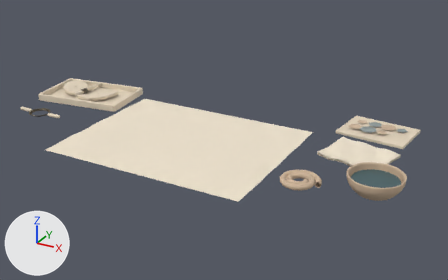
What one commit did to the glTF model game/asset/runtime/models/craft-tools-v2.glb.
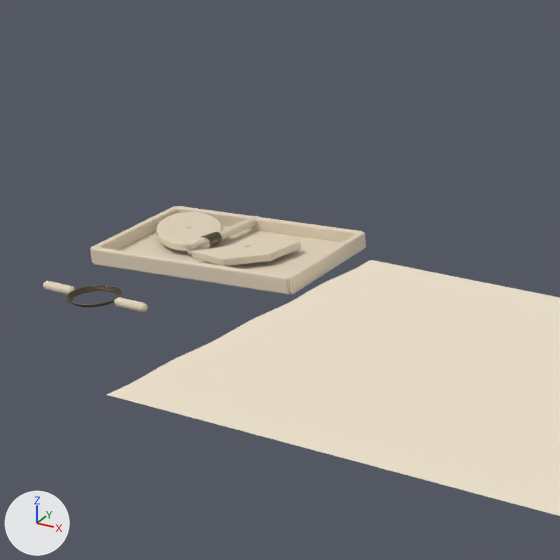
The first picture shows the older version from a 50 mm lens placed at (2.16, -3.34, 1.75), pointed at (0.18, 0.26, -0.05). The close-ups show the older and then the newer version on the part from 1% to 48% of the width and 0% to 76% of the height of that picture. Only the edits that show in the close-ups are written down. Arrows for +X, +Y and +Z are at lower left; the lights stay in place. Where no turn or scale is listed for an object, it has been applied to the vertices.

Names of what the first close-up shows: 'Brush ferrule', 'Individual bristle tuft.012', 'Individual bristle tuft.014', 'Individual bristle tuft.017', 'Individual bristle tuft.019', 'Individual bristle tuft.020', 'Individual bristle tuft.022', 'Kidney shaping rib.001', 'Oval shaping rib.001', 'Tray base', 'Tray raised end', 'Tray raised end.001', 'Tray raised side', 'Tray raised side.001', 'Turned wooden handle', 'Woven mat with soft edge' and 6 more.
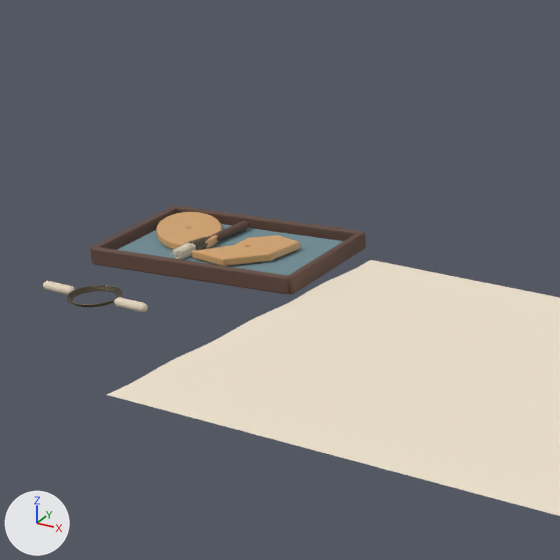
Changed parts and their boxes [x1, y1, x2, y2] in the close-ups (560 x 560 px):
'Tray raised side.001', recoloured (beige to brown): [92, 247, 289, 294] in both
'Blue woven tool cushion', added: after [117, 224, 343, 276]
'Tray base', recoloured: [119, 226, 342, 276] in both
'Kidney shaping rib.001', recoloured (darker): [192, 235, 301, 266] in both
'Tray raised side', recoloured (beige to brown): [177, 206, 362, 241] in both
'Oval shaping rib.001', recoloured (darker): [156, 212, 222, 249] in both
'Tray raised end.001', recoloured (beige to brown): [288, 232, 366, 294] in both
'Tray raised end', recoloured (beige to brown): [90, 206, 178, 263] in both
'Turned wooden handle', recoloured, moved (beige to brown): before [218, 216, 258, 240]; after [205, 221, 250, 241]
'Brush ferrule', moved: before [200, 232, 222, 249]; after [188, 237, 208, 250]
'Individual bristle tuft.017', moved: before [189, 238, 206, 246]; after [176, 243, 194, 252]
'Individual bristle tuft.022', moved: before [192, 239, 208, 247]; after [178, 245, 196, 253]
'Individual bristle tuft.020', moved: before [186, 237, 203, 246]; after [172, 243, 190, 251]
'Individual bristle tuft.014', moved: before [191, 244, 204, 250]; after [178, 247, 196, 255]
'Individual bristle tuft.019', moved: before [193, 246, 206, 251]; after [179, 249, 196, 258]
'Individual bristle tuft.012', moved: before [188, 238, 203, 246]; after [175, 243, 191, 252]
'Individual bristle tuft.024', moved (not visible before): after [181, 253, 192, 259]

Edits to the bpy script that builds the scene:
```text
Change me_mesh_1:
    where me_mesh_1.from_pydata(...)  # 56 vertices, 108 faces; spans x -0.373..0.373, y -0.26..0.26, z -0.009..0.009
    remove me_mesh_1.materials.append(mat_oiled_oak)  # beige #e4d5bd
    add me_mesh_1.materials.append(mat_dark_walnut_tray_frame)  # brown #62483c
Change me_mesh_5:
    where me_mesh_5.from_pydata(...)  # 56 vertices, 108 faces; spans x -0.35..0.35, y -0.013..0.013, z -0.027..0.027
    remove me_mesh_5.materials.append(mat_oiled_oak)  # beige #e4d5bd
    add me_mesh_5.materials.append(mat_dark_walnut_tray_frame)  # brown #62483c
Change me_mesh_6:
    where me_mesh_6.from_pydata(...)  # 360 vertices, 720 faces; spans x -0.14..0.14, y -0.138..0.138, z -0.004..0.022
    remove me_mesh_6.materials.append(mat_oiled_oak)  # beige #e4d5bd
    add me_mesh_6.materials.append(mat_polished_honey_maple_tools)  # beige #d8a66e
Change me_mesh_7:
    where me_mesh_7.from_pydata(...)  # 186 vertices, 372 faces; spans x -0.123..0.117, y -0.13..0.13, z -0.004..0.022
    remove me_mesh_7.materials.append(mat_oiled_oak)  # beige #e4d5bd
    add me_mesh_7.materials.append(mat_polished_honey_maple_tools)  # beige #d8a66e
Change me_mesh_8:
    where me_mesh_8.from_pydata(...)  # 100 vertices, 144 faces; spans x -0.018..0.018, y -0.221..0.001, z -0.018..0.018
    remove me_mesh_8.materials.append(mat_oiled_oak)  # beige #e4d5bd
    add me_mesh_8.materials.append(mat_dark_walnut_tray_frame)  # brown #62483c
Add me_mesh_6_1:
    me_mesh_6_1 = me_mesh_5.copy(); me_mesh_6_1.name = 'Mesh_6'  # the mesh of ob_tray_raised_side_001
Add me_mesh_4_1:
    me_mesh_4_1.from_pydata(...)  # 56 vertices, 108 faces; spans x -0.012..0.012, y -0.225..0.225, z -0.028..0.028
    me_mesh_4_1.materials.append(mat_dark_walnut_tray_frame)  # brown #62483c
Change ob_tray_raised_end_001:
    ob_tray_raised_end_001: bpy.data.objects.new('Tray raised end.001', me_mesh_3) -> bpy.data.objects.new('Tray raised end.001', me_mesh_4_1)
Change ob_tray_raised_side:
    ob_tray_raised_side: bpy.data.objects.new('Tray raised side', me_mesh_4) -> bpy.data.objects.new('Tray raised side', me_mesh_5)
Change ob_tray_raised_side_001:
    ob_tray_raised_side_001: bpy.data.objects.new('Tray raised side.001', me_mesh_5) -> bpy.data.objects.new('Tray raised side.001', me_mesh_6_1)
Change ob_turned_wooden_handle:
    ob_turned_wooden_handle.location: (-1.22, 0.64, 0.05) -> (-1.22, 0.58, 0.05)
Change ob_brush_ferrule:
    ob_brush_ferrule.location: (-1.22, 0.395, 0.05) -> (-1.22, 0.335, 0.05)
Change ob_individual_bristle_tuft_007:
    ob_individual_bristle_tuft_007.location: (-1.227, 0.33, 0.057) -> (-1.227, 0.27, 0.057)
Change ob_individual_bristle_tuft_008:
    ob_individual_bristle_tuft_008.location: (-1.219, 0.33, 0.04) -> (-1.219, 0.27, 0.04)
Change ob_individual_bristle_tuft_009:
    ob_individual_bristle_tuft_009.location: (-1.213, 0.33, 0.058) -> (-1.213, 0.27, 0.058)
Change ob_individual_bristle_tuft_010:
    ob_individual_bristle_tuft_010.location: (-1.231, 0.33, 0.048) -> (-1.231, 0.27, 0.048)
Change ob_individual_bristle_tuft_011:
    ob_individual_bristle_tuft_011.location: (-1.21, 0.33, 0.043) -> (-1.21, 0.27, 0.043)
Change ob_individual_bristle_tuft_012:
    ob_individual_bristle_tuft_012.location: (-1.223, 0.33, 0.062) -> (-1.223, 0.27, 0.062)
Change ob_individual_bristle_tuft_013:
    ob_individual_bristle_tuft_013.location: (-1.226, 0.33, 0.039) -> (-1.226, 0.27, 0.039)
Change ob_individual_bristle_tuft_014:
    ob_individual_bristle_tuft_014.location: (-1.207, 0.33, 0.054) -> (-1.207, 0.27, 0.054)
Change ob_individual_bristle_tuft_015:
    ob_individual_bristle_tuft_015.location: (-1.233, 0.33, 0.056) -> (-1.233, 0.27, 0.056)
Change ob_individual_bristle_tuft_016:
    ob_individual_bristle_tuft_016.location: (-1.214, 0.33, 0.037) -> (-1.214, 0.27, 0.037)
Change ob_individual_bristle_tuft_017:
    ob_individual_bristle_tuft_017.location: (-1.215, 0.33, 0.064) -> (-1.215, 0.27, 0.064)
Change ob_individual_bristle_tuft_018:
    ob_individual_bristle_tuft_018.location: (-1.233, 0.33, 0.043) -> (-1.233, 0.27, 0.043)
Change ob_individual_bristle_tuft_019:
    ob_individual_bristle_tuft_019.location: (-1.205, 0.33, 0.046) -> (-1.205, 0.27, 0.046)
Change ob_individual_bristle_tuft_020:
    ob_individual_bristle_tuft_020.location: (-1.229, 0.33, 0.064) -> (-1.229, 0.27, 0.064)
Change ob_individual_bristle_tuft_021:
    ob_individual_bristle_tuft_021.location: (-1.223, 0.33, 0.034) -> (-1.223, 0.27, 0.034)
Change ob_individual_bristle_tuft_022:
    ob_individual_bristle_tuft_022.location: (-1.207, 0.33, 0.06) -> (-1.207, 0.27, 0.06)
Change ob_individual_bristle_tuft_023:
    ob_individual_bristle_tuft_023.location: (-1.237, 0.33, 0.051) -> (-1.237, 0.27, 0.051)
Change ob_individual_bristle_tuft_024:
    ob_individual_bristle_tuft_024.location: (-1.208, 0.33, 0.037) -> (-1.208, 0.27, 0.037)
Add ob_blue_woven_tool_cushion:
    ob_blue_woven_tool_cushion = bpy.data.objects.new('Blue woven tool cushion', me_mesh_2_1)  # 56 vertices, 108 faces; spans x -0.346..0.346, y -0.232..0.232, z -0.006..0.006; in mat_muted_blue_linen_tool_lining (greyish cyan #728f98)
    ob_blue_woven_tool_cushion.location = (-1.15, 0.4, 0.026)
```
